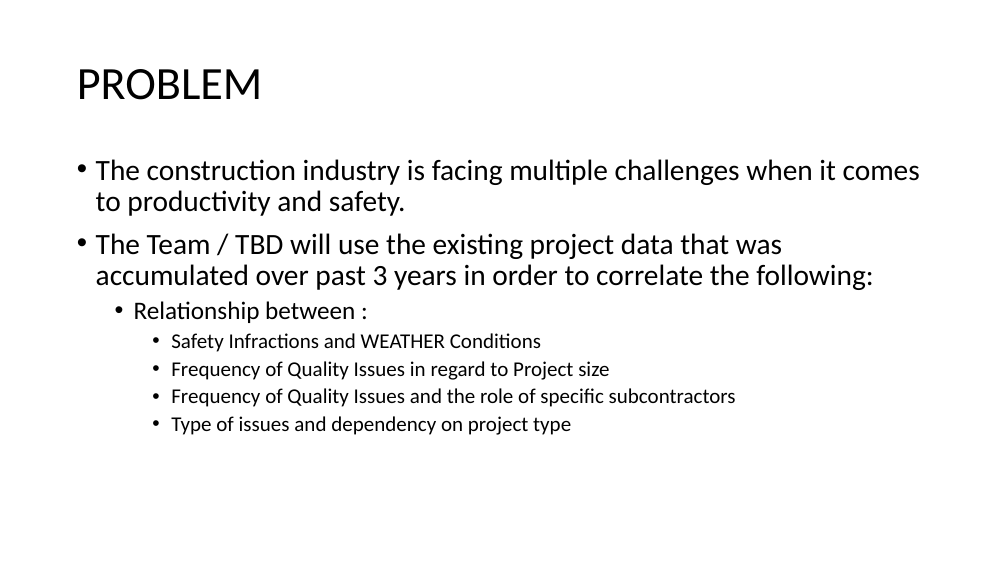
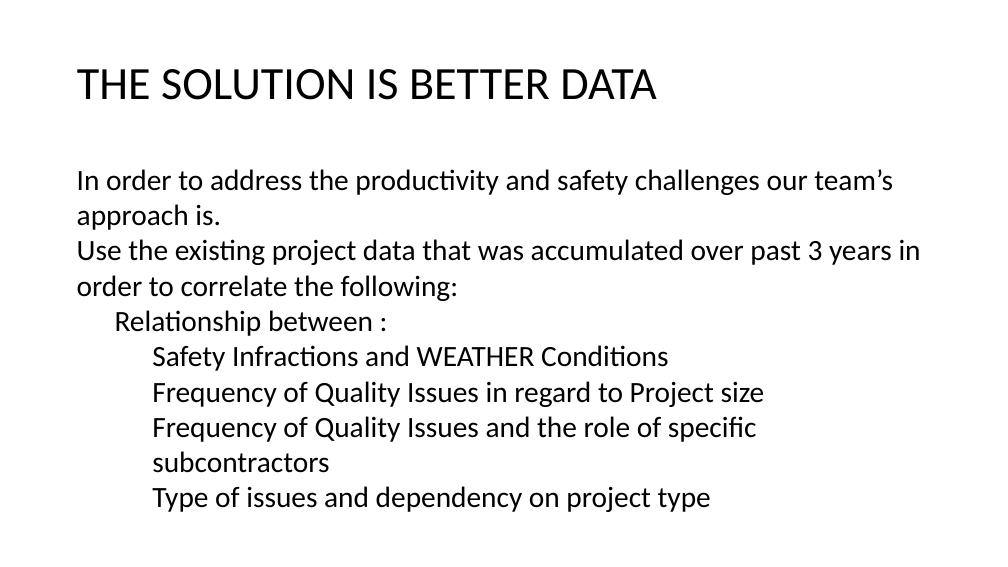
Before and after one commit to zigot1/PROJECT_02, a slide deck: slide 4 of PROJECT_02.pptx (slide 2 before the commit). Drawn at 1008x567 pixels with LibreOffice and Linux fonts; fonts in the diff are those of the drawing; background and template pictures are left out. Boxes give left, top, right and bottom in pixels: in the first picture for what was removed or moved away, otherwise in the second. Text is boxed around its words. In the diff, an @@ line names an element or a change of style, - is before the commit and + after.

```diff
--- a/PROJECT_02.pptx
+++ b/PROJECT_02.pptx
@@ title at (77,69,656,100): text changed @@
-PROBLEM
+THE SOLUTION IS BETTER DATA
@@ text at (77,169,921,301): text changed @@
-• The construction industry is facing multiple challenges when it comes to productivity and safety.
-• The Team / TBD will use the existing project data that was accumulated over past 3 years in order to correlate the following:
+In order to address the productivity and safety challenges our team’s approach is.
+Use the existing project data that was accumulated over past 3 years in order to correlate the following:
@@ text at (115,310,765,512): size 24 to 28 pt in "Relationship between :"; size 20 to 28 pt in "Safety Infractions and WEATHER Conditions", "Frequency of Quality Issues in regard to ...", "Frequency of Quality Issues and the role ...", "Type of issues and dependency on project ..."; bullet • to none; line spacing 0.9 to 1; less space between paragraphs @@
```
Also in this commit, not shown: 4 slides added, 3 other files.
